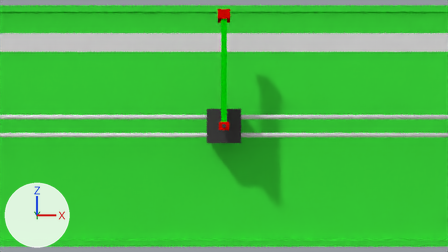
Two versions of the Blender file redressement/redressement/redressement.blend, one commit apart.
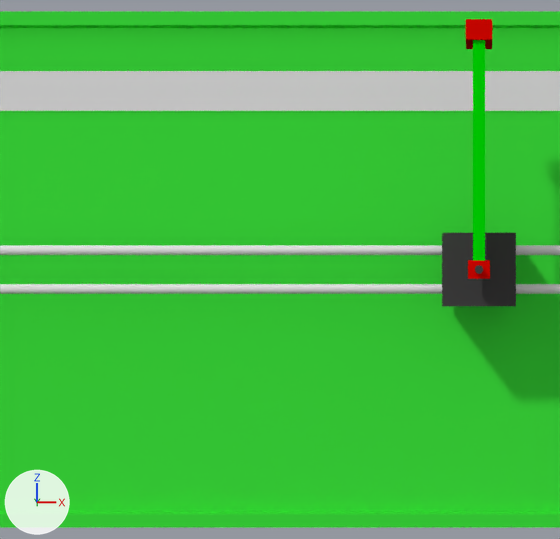
Each version is shown from the file's camera 'Camera', then close up on the part from 0% to 58% of the width and 0% to 100% of the height. Lighting does not change. The marker at lower left points along +X, +Y and +Z.
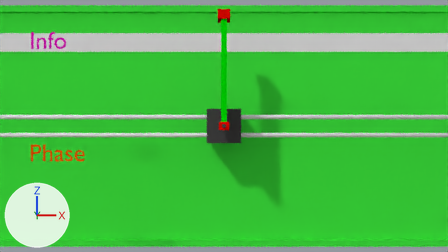
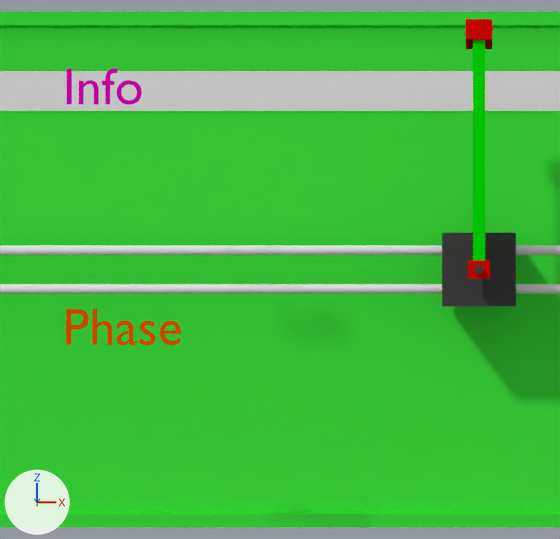
Pixel boxes (x1, y1, x2, y2) of what changed, in the close-ups (560 x 539 px):
'Phase', added (orange)
    after: (66, 309, 181, 345)
'Info', added (pink)
    after: (67, 68, 142, 105)

What the commit changed:
Material 'orange' (mat_orange) is new.
Its base color is (0.8, 0.0889, 0.0) (orange #e75400).
Material 'magenta' (mat_magenta) is new.
Its base color is (0.8, 0.0, 0.533) (pink #e700c1).
Text 'Phase' (txt_phase) is new.
Its body is 'Phase'.
It uses material mat_orange (orange #e75400).
Text 'info' (txt_info) is new.
Its body is 'Info'.
It uses material mat_magenta (pink #e700c1).
Object 'Phase' (ob_phase) is new; it shows txt_phase.
Its location is (-3.99, -0.68, -0.72).
Its rotation in degrees is (90, 0, 0).
Its scale is (0.499, 0.499, 0.499).
Object 'Info' (ob_info) is new; it shows txt_info.
Its location is (-3.99, -0.68, 1.58).
Its rotation in degrees is (90, 0, 0).
Its scale is (0.499, 0.499, 0.499).
